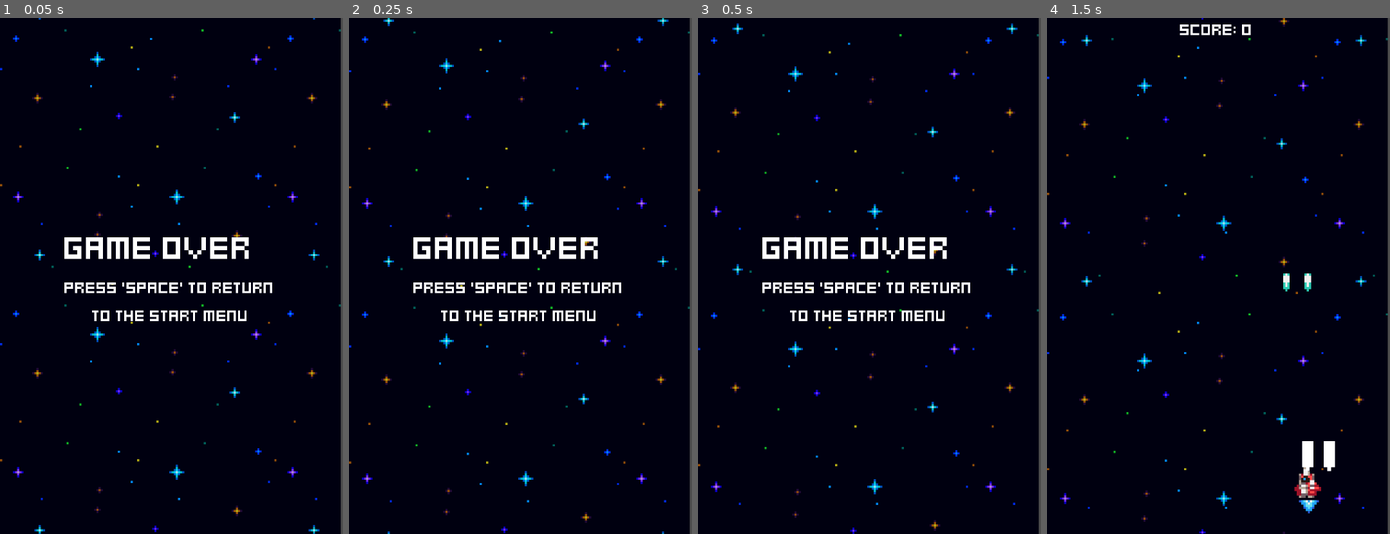
Above: before the commit, frames 1-4 (left to right).
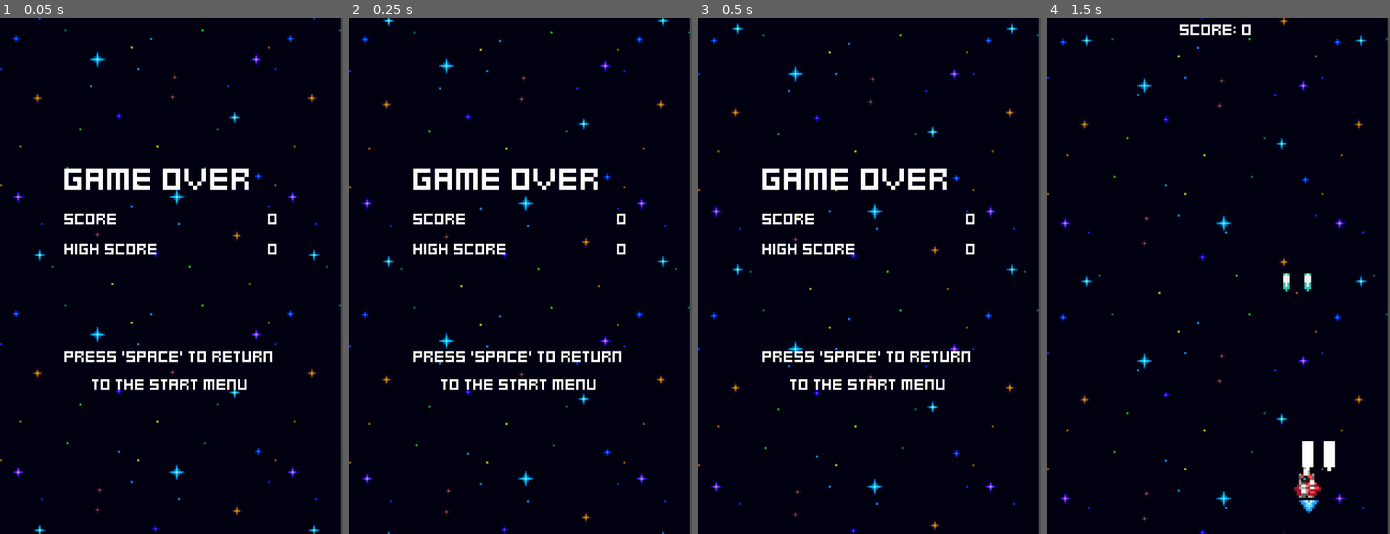
Above: after the commit, the same moments.

Repository: danielserrano00/galaxy-defiance-tutorial
Game: Godot game, scene res://menus/game_over.tscn
The game is run twice, just before and just after one commit, with the same random seed, the same clock (stepped at 60 frames per second) and the same inputs. This scene is started directly instead of the project's main scene.
Inputs:
- Up to frame 1 (0.05 s): no input
- Up to frame 2 (0.25 s): no input
- Up to frame 3 (0.5 s): no input
- Up to frame 4 (1.5 s): tap Space at 0.5 s; hold Right (ui_right) 0.53-1.28 s; tap Enter (ui_accept) at 0.6, 0.77, 1.07, 1.35 s; hold Left (ui_left) from 1.28 s (still down)

The runs differ from the first frame. In frame 1, 5.2% of the frame differs, in the area x 18-81%, y 29-73%; in frame 2, 5.2%; in frame 3, 5.2%; in frame 4, nothing differs.

Commit message:
Added Score and High Score to game over screeen

Diff:
--- a/menus/game_over.gd
+++ b/menus/game_over.gd
@@ -1,5 +1,18 @@
 extends Control
+
+@export var game_stats: GameStats
+
+@onready var score_value: Label = %ScoreValue
+@onready var high_score_value: Label = %HighScoreValue
+
+func _ready() -> void:
+	if game_stats.score > game_stats.highscore:
+		game_stats.highscore = game_stats.score
+
+	score_value.text = str(game_stats.score)
+	high_score_value.text = str(game_stats.highscore)
 
 func _process(delta: float) -> void:
 	if Input.is_action_just_pressed('ui_accept'):
+		game_stats.score = 0
 		get_tree().change_scene_to_file("res://menus/menu.tscn")
--- a/menus/game_over.tscn
+++ b/menus/game_over.tscn
@@ -2,6 +2,7 @@
 
 [ext_resource type="Script" uid="uid://bj1h7siyb60xy" path="res://menus/game_over.gd" id="1_hl86a"]
 [ext_resource type="PackedScene" uid="uid://dmi3urwbsfnkx" path="res://effects/space_background.tscn" id="1_slp2k"]
+[ext_resource type="Resource" uid="uid://dx1djmirkprdy" path="res://game_stats.tres" id="2_a6cs8"]
 [ext_resource type="LabelSettings" uid="uid://lyux8pgux32t" path="res://fonts/title_label_settings.tres" id="2_hl86a"]
 [ext_resource type="LabelSettings" uid="uid://b4kbn4k1bdngv" path="res://fonts/default_label_settings.tres" id="3_a6cs8"]
 
@@ -13,6 +14,7 @@
 grow_horizontal = 2
 grow_vertical = 2
 script = ExtResource("1_hl86a")
+game_stats = ExtResource("2_a6cs8")
 
 [node name="SpaceBackground" parent="." unique_id=987286987 instance=ExtResource("1_slp2k")]
 
@@ -32,6 +34,40 @@
 text = "Game Over"
 label_settings = ExtResource("2_hl86a")
 
+[node name="ScoreHBoxContainer" type="HBoxContainer" parent="CenterContainer/VBoxContainer" unique_id=2057625202]
+layout_mode = 2
+
+[node name="ScoreLabel" type="Label" parent="CenterContainer/VBoxContainer/ScoreHBoxContainer" unique_id=738754965]
+layout_mode = 2
+size_flags_horizontal = 3
+text = "Score"
+label_settings = ExtResource("3_a6cs8")
+
+[node name="ScoreValue" type="Label" parent="CenterContainer/VBoxContainer/ScoreHBoxContainer" unique_id=852716955]
+unique_name_in_owner = true
+layout_mode = 2
+text = "o"
+label_settings = ExtResource("3_a6cs8")
+
+[node name="HighScoreHBoxContainer" type="HBoxContainer" parent="CenterContainer/VBoxContainer" unique_id=1339683339]
+layout_mode = 2
+
+[node name="HighScoreLabel" type="Label" parent="CenterContainer/VBoxContainer/HighScoreHBoxContainer" unique_id=1644422094]
+layout_mode = 2
+size_flags_horizontal = 3
+text = "High Score"
+label_settings = ExtResource("3_a6cs8")
+
+[node name="HighScoreValue" type="Label" parent="CenterContainer/VBoxContainer/HighScoreHBoxContainer" unique_id=782406364]
+unique_name_in_owner = true
+layout_mode = 2
+text = "o"
+label_settings = ExtResource("3_a6cs8")
+
+[node name="EmptySpace" type="Control" parent="CenterContainer/VBoxContainer" unique_id=903574804]
+custom_minimum_size = Vector2(0, 32)
+layout_mode = 2
+
 [node name="MenuLabel" type="Label" parent="CenterContainer/VBoxContainer" unique_id=1763446351]
 layout_mode = 2
 text = "Press 'Space' to return
--- a/project.godot
+++ b/project.godot
@@ -14,6 +14,10 @@
 run/main_scene="uid://f1ned414uucx"
 config/features=PackedStringArray("4.6", "Forward Plus")
 config/icon="res://icon.svg"
+
+[autoload]
+
+ResourceStash="*uid://ykc24i0b5stk"
 
 [display]
 
--- /dev/null
+++ b/resource_stash.gd
@@ -0,0 +1,3 @@
+extends Node
+
+var game_stats = load("res://game_stats.tres")
Not shown, added: resource_stash.gd.uid
